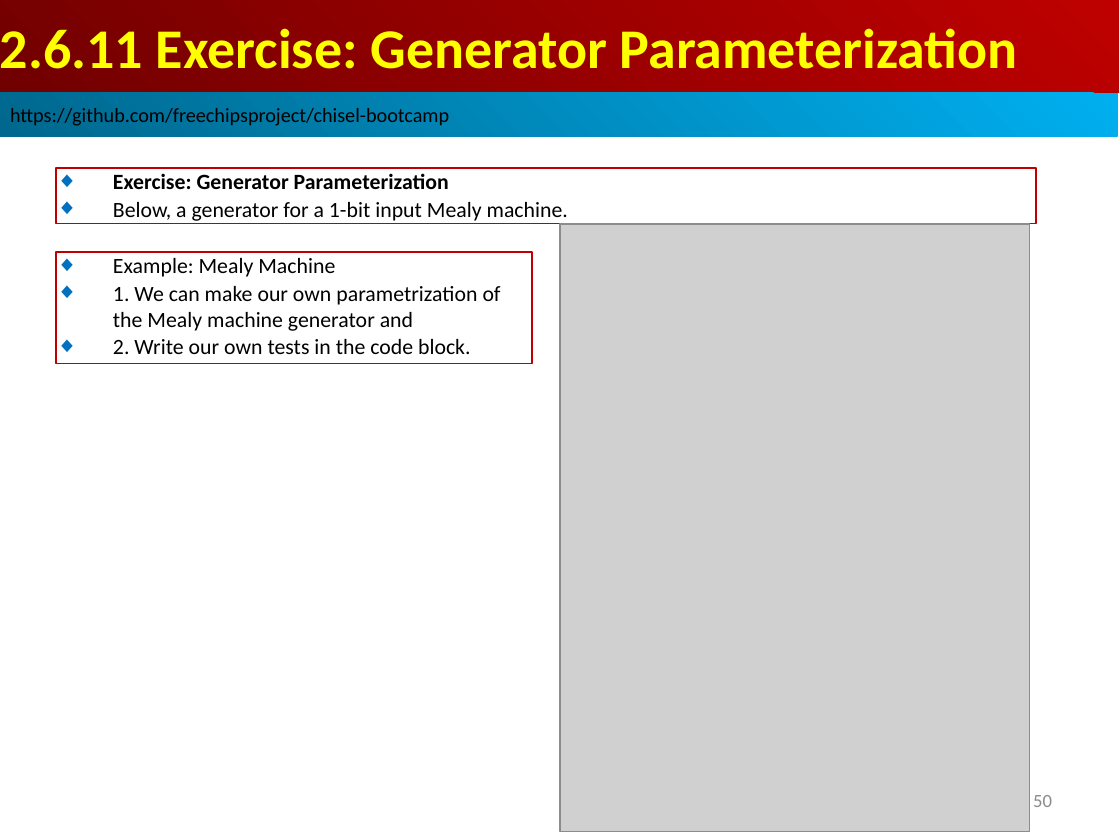
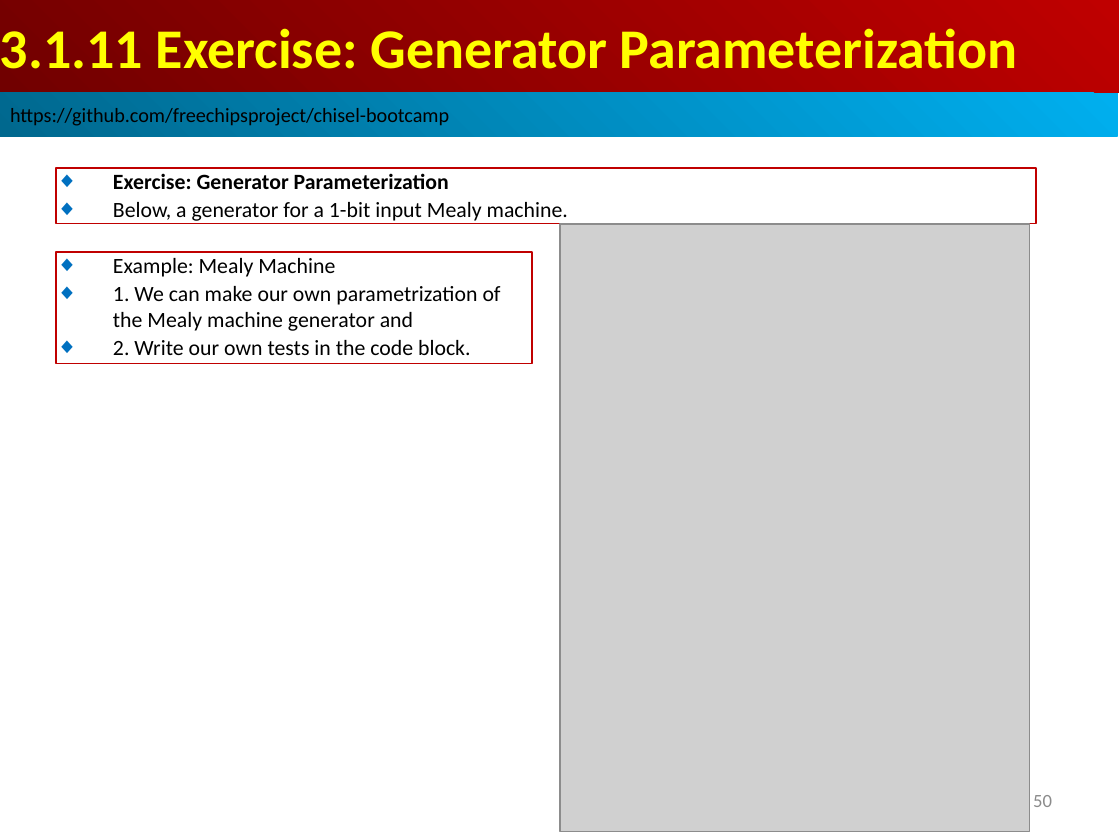
Before and after one commit to peterhchen/AIU_CS800_Chisel, a slide deck: slide 50 of 300_UCB_BC/003.1_Parameter/000_Video/003.1_Parameter.ppt. Drawn at 1120x840 pixels with LibreOffice and Linux fonts; fonts in the diff are those of the drawing; grey boxes stand for pictures. Boxes give left, top, right and bottom in pixels: in the first picture for what was removed or moved away, otherwise in the second. Text is boxed around its words. In the diff, an @@ line names an element or a change of style, - is before the commit and + after.

```diff
--- a/300_UCB_BC/003.1_Parameter/000_Video/003.1_Parameter.ppt
+++ b/300_UCB_BC/003.1_Parameter/000_Video/003.1_Parameter.ppt
@@ text in rectangle at [0,28,1018,69]: text changed @@
-2.6.11 Exercise: Generator Parameterization
+3.1.11 Exercise: Generator Parameterization
```
Also in this commit, not shown: 48 other slides changed.
